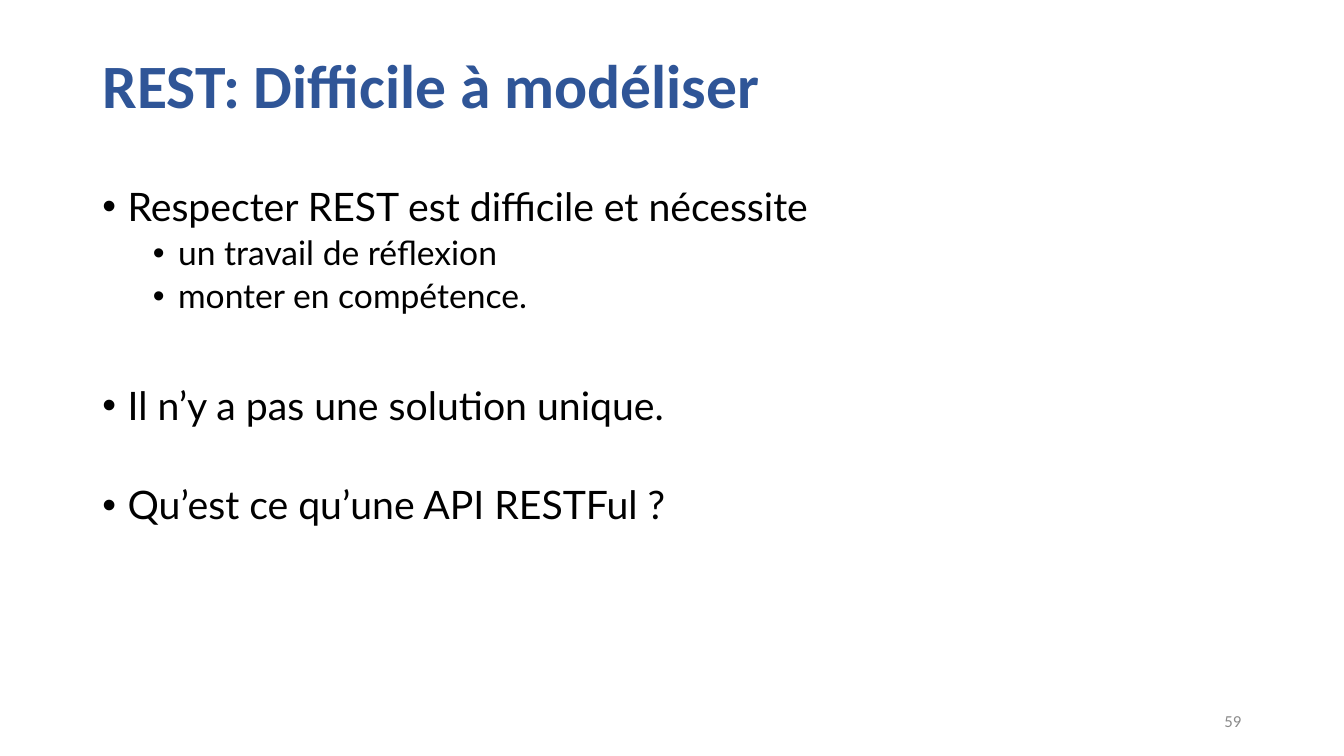
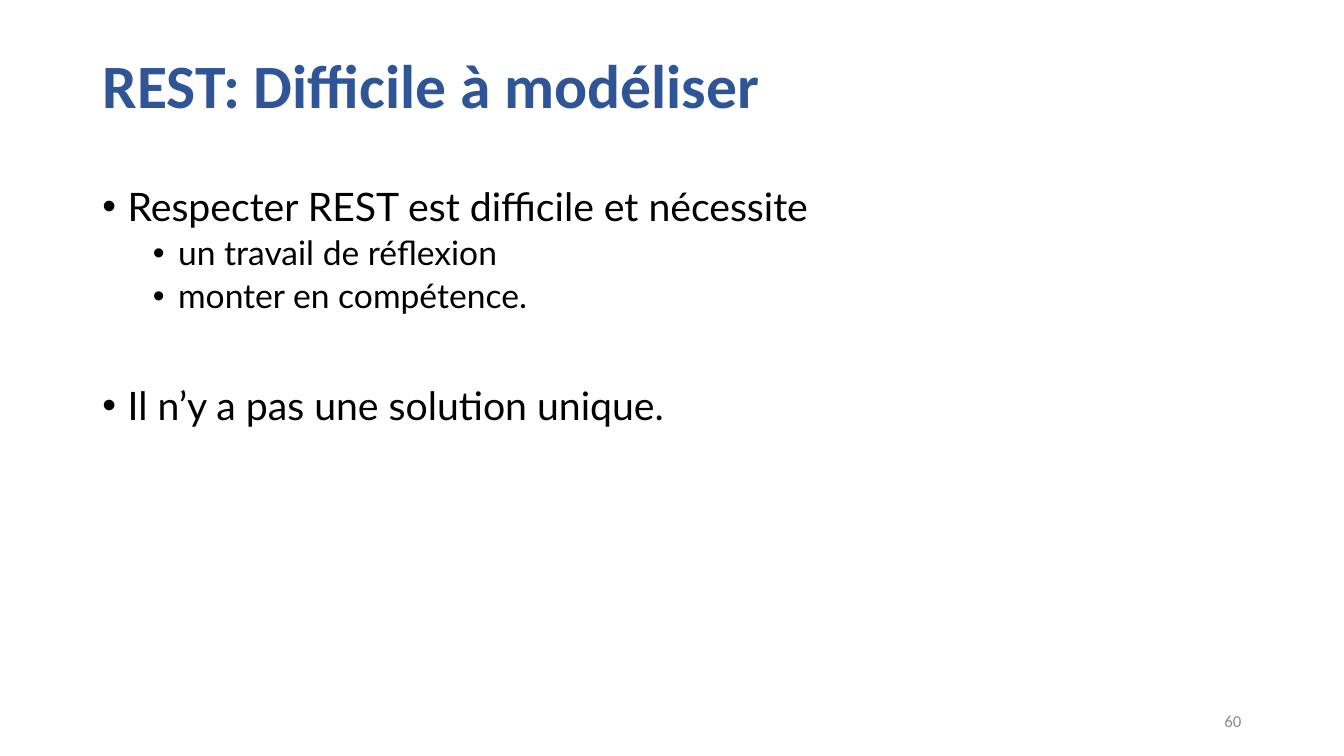
Before and after one commit to guillaumechervet/course.rest, a slide deck: slide 60 of documentations/3 - Web Services partie REST.pptx (slide 59 before the commit). Drawn at 1344x756 pixels with LibreOffice and Linux fonts; fonts in the diff are those of the drawing. Boxes give left, top, right and bottom in pixels: in the first picture for what was removed or moved away, otherwise in the second. Text is boxed around its words. In the diff, an @@ line names an element or a change of style, - is before the commit and + after.

```diff
--- a/documentations/3 - Web Services partie REST.pptx
+++ b/documentations/3 - Web Services partie REST.pptx
@@ text at [128,489,637,526]: paragraph removed @@
-• Qu’est ce qu’une API RESTFul ?
@@ page number at [1224,716,1241,727]: text changed @@
-59
+60
```
Also in this commit, not shown: 9 other slides changed, 1 slide added, 2 other files.
